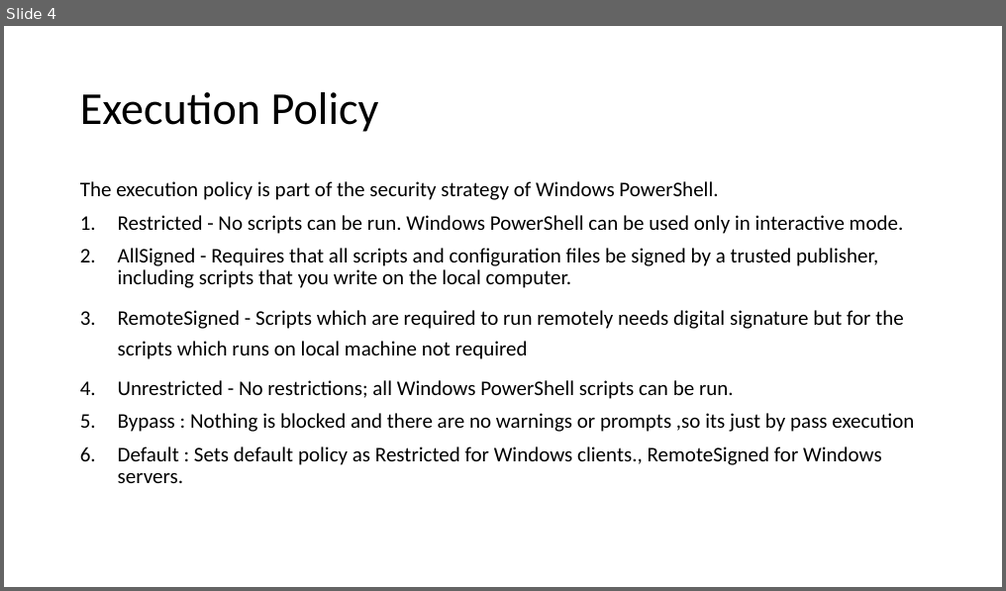
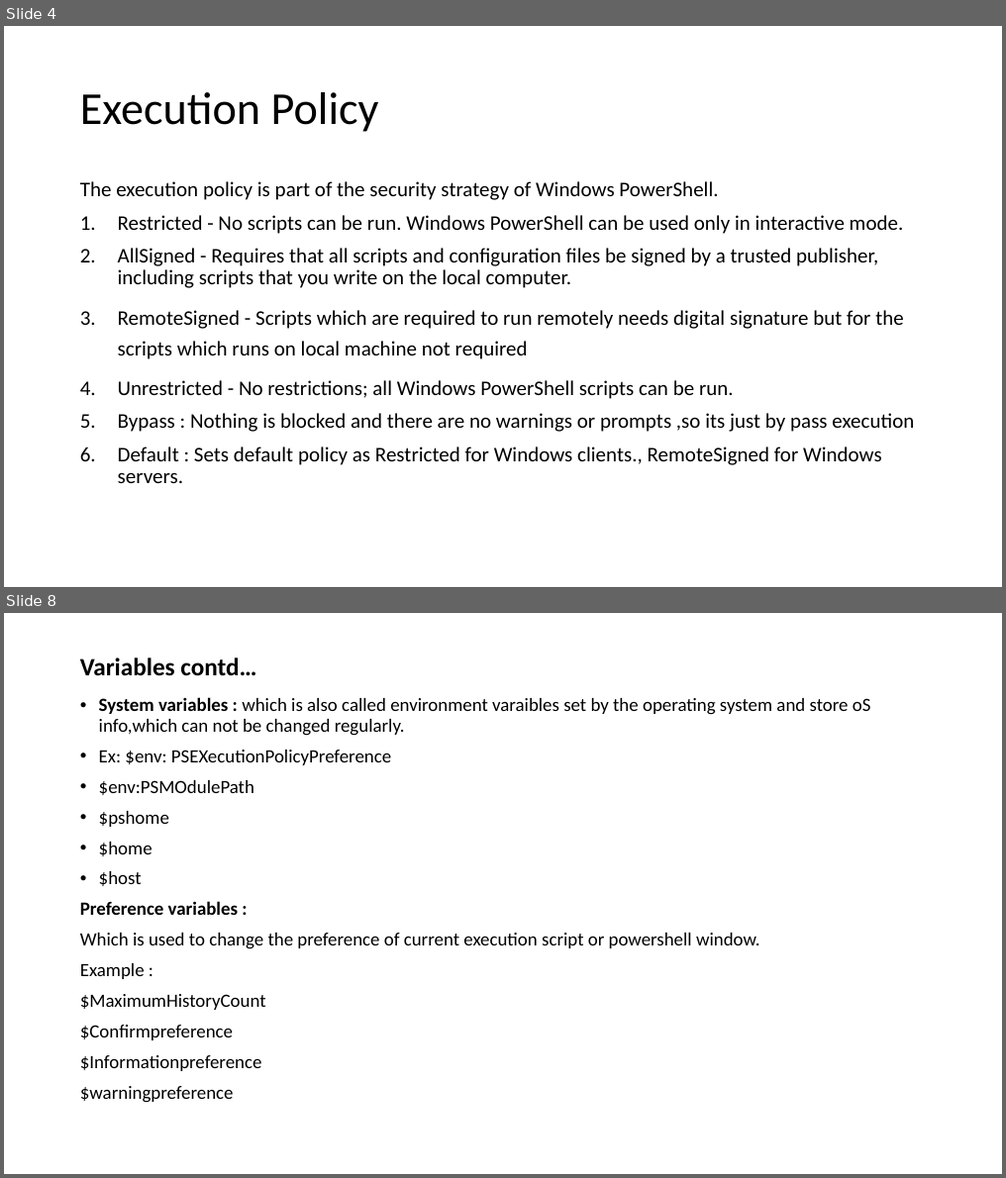
Before and after one commit to heshika/Batch1, a slide deck: Windows Powershell-day 1.pptx. Shown one above the other, each under a label of ours: slide 4 before the commit, slides 4 and 8 after it; the slides between them are not shown. The pictures are 1006x591 and 1006x1178 pixels, drawn with LibreOffice and Linux fonts; fonts in the diff are those of the drawing. Boxes give left, top, right and bottom in pixels: in the first picture for what was removed or moved away, otherwise in the second. Text is boxed around its words. In the diff, an @@ line names an element or a change of style, - is before the commit and + after.

Commit message:
day2 powershell class

```diff
--- a/Windows Powershell-day 1.pptx
+++ b/Windows Powershell-day 1.pptx
@@ slide 8 added at [4, 613, 1002, 1174], background #FFFFFF @@
@@ title added at [80, 658, 256, 676], 24 pt, text #000000, bold @@
+Variables contd…
@@ text added at [80, 697, 871, 1103], 18 pt, text #000000 @@
+• System variables : which is also called environment varaibles set by the operating system and store oS info,which can not be changed regularly.
+• Ex: $env: PSEXecutionPolicyPreference
+• $env:PSMOdulePath
+• $pshome
+• $home
+• $host
+Preference variables :
+Which is used to change the preference of current execution script or powershell window.
+Example :
+$MaximumHistoryCount
+$Confirmpreference
+$Informationpreference
+$warningpreference
```
Also in this commit, not shown: 1 slide changed, 10 other slides added.
